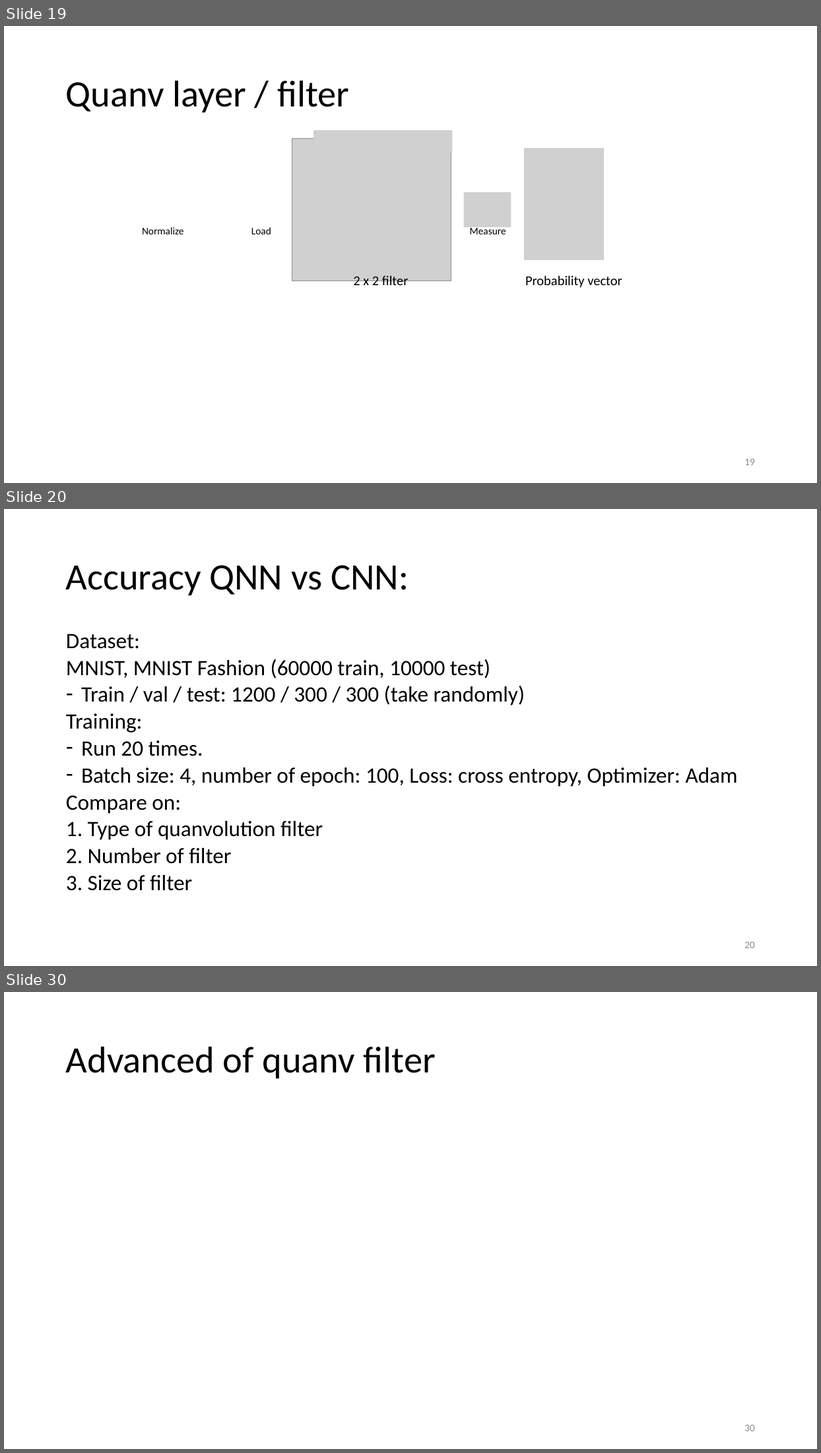
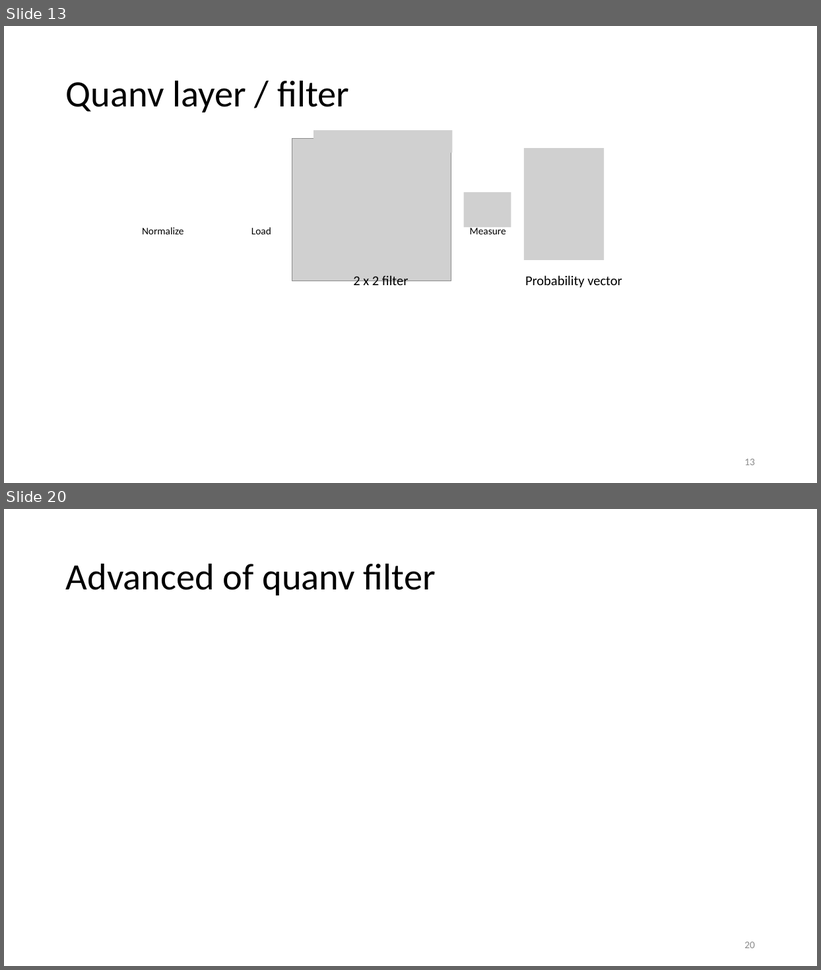
Before and after one commit to vutuanhai237/DynamicQNN, a slide deck: thesis/Quanvolutional neural network.pptx. Shown one above the other, each under a label of ours: slides 19, 20 and 30 before the commit, slides 13 and 20 after it; the slides between them are not shown. The pictures are 821x1453 and 821x970 pixels, drawn with LibreOffice and Linux fonts; fonts in the diff are those of the drawing; grey boxes stand for pictures. Boxes give left, top, right and bottom in pixels: in the first picture for what was removed or moved away, otherwise in the second. Text is boxed around its words. In the diff, an @@ line names an element or a change of style, - is before the commit and + after.

```diff
--- a/thesis/Quanvolutional neural network.pptx
+++ b/thesis/Quanvolutional neural network.pptx
@@ slide 20 removed at [4, 509, 817, 966], background #FFFFFF @@
@@ title removed at [66, 565, 409, 595] @@
-Accuracy QNN vs CNN:
@@ text removed at [66, 634, 738, 891] @@
-Dataset:
-MNIST, MNIST Fashion (60000 train, 10000 test)
-– Train / val / test: 1200 / 300 / 300 (take randomly)
-Training:
-– Run 20 times.
-– Batch size: 4, number of epoch: 100, Loss: cross entropy, Optimizer: Adam
-Compare on:
-1. Type of quanvolution filter
-2. Number of filter
-3. Size of filter
@@ page number removed at [745, 942, 755, 949] @@
-20
@@ what was slide 19 is now slide 13 @@
@@ page number at [745, 459, 755, 466]: text changed @@
-19
+13
@@ what was slide 30 is now slide 20 @@
```
Also in this commit, not shown: 12 slides changed, 3 slides added, 9 other slides removed.
